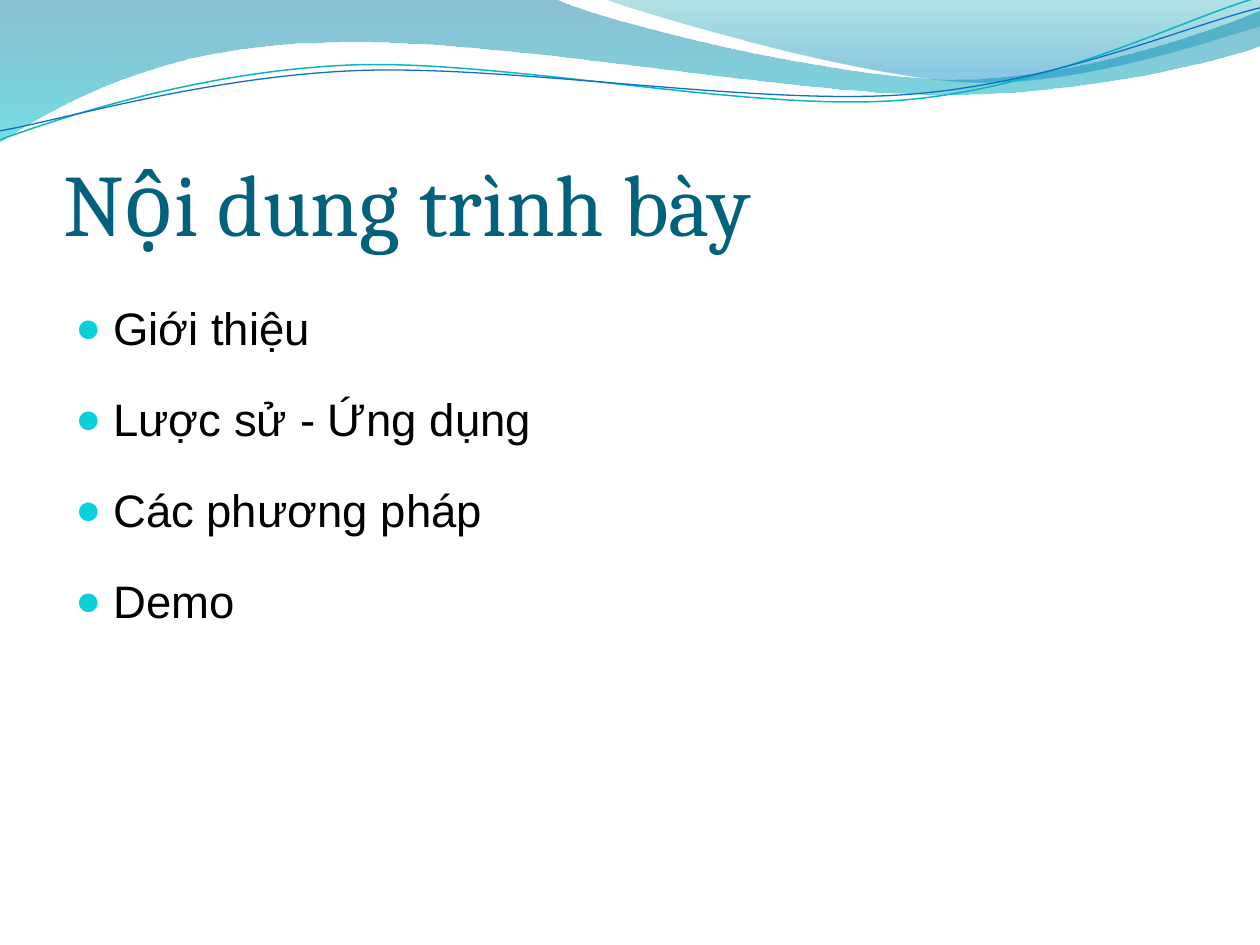
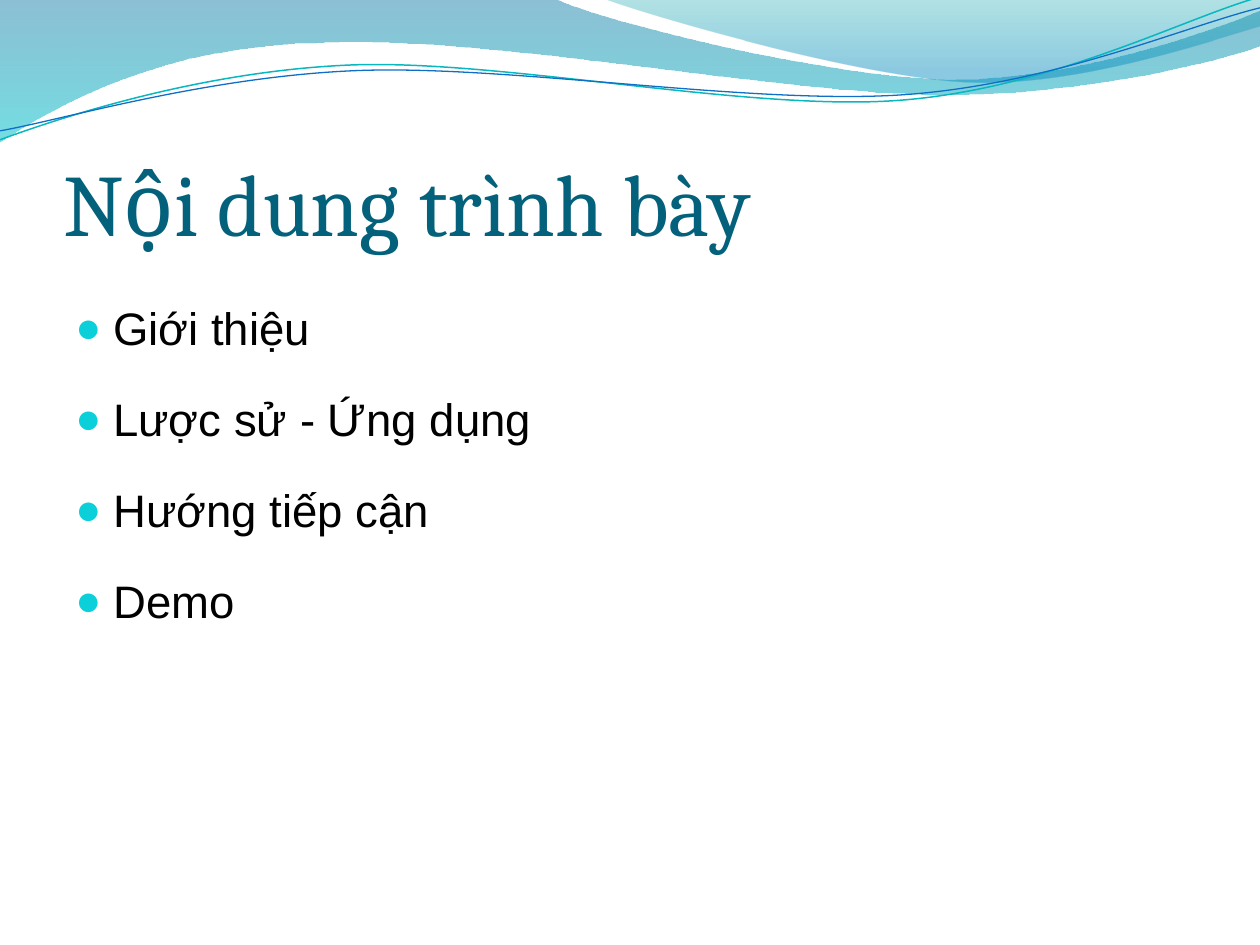
Before and after one commit to trianindiaputra/handgeometry, a slide deck: slide 2 of Documentation/presentation.pptx. Drawn at 1260x945 pixels with LibreOffice and Linux fonts; fonts in the diff are those of the drawing; background and template pictures are left out. Boxes give left, top, right and bottom in pixels: in the first picture for what was removed or moved away, otherwise in the second. Text is boxed around its words. In the diff, an @@ line names an element or a change of style, - is before the commit and + after.

```diff
--- a/Documentation/presentation.pptx
+++ b/Documentation/presentation.pptx
@@ text at (113, 492, 428, 536): text changed @@
-● Các phương pháp
+● Hướng tiếp cận
```
Also in this commit, not shown: 1 other slide changed, 1 other file.
